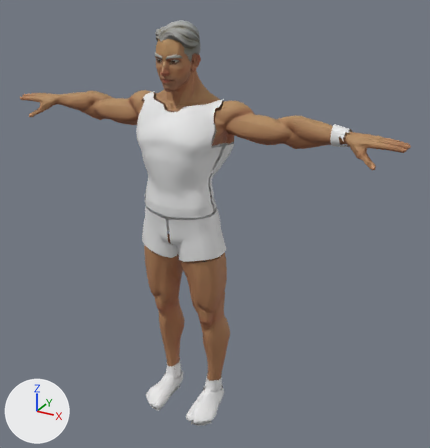
The glTF model running-gear-solid/public/assets/char/runner.glb as it was, and as the next commit left it.
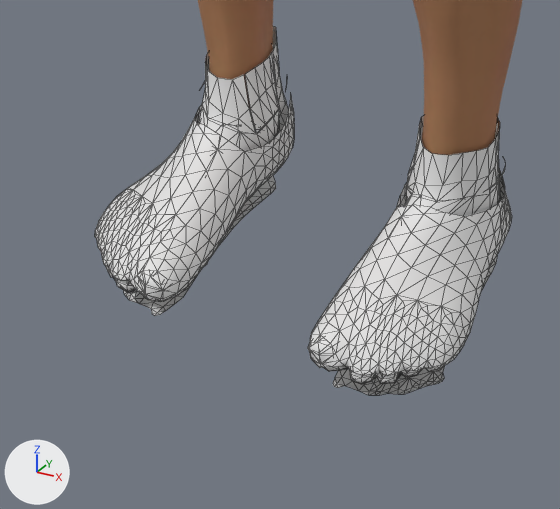
The first picture shows the older version from a 50 mm camera at (1.31, -2.06, 2.05) aimed at (0.11, 0.11, 0.96). The close-ups show the older and then the newer version on the part from 30% to 54% of the width and 79% to 100% of the height of that picture. Only the edits that show in the close-ups are written down. Lighting does not change. The marker at lower left points along +X, +Y and +Z. The close-ups show mesh edges as thin lines. Vertices at exactly the same position are counted once.

The older version as bpy lines, for what is in view:
```python
me_shoes = bpy.data.meshes.new('Shoes')
me_shoes.from_pydata(...)  # 844 vertices, 1356 faces; spans x -0.196..0.196, y -0.131..0.149, z -0.029..0.096
me_shoes.materials.append(mat_kit_shoes)
me_socks = bpy.data.meshes.new('Socks')
me_socks.from_pydata(...)  # 906 vertices, 1468 faces; spans x -0.19..0.19, y -0.132..0.146, z -0.013..0.147
me_socks.materials.append(mat_kit_socks)
me_sphere_005_retopology_004 = bpy.data.meshes.new('Sphere.005_Retopology.004')
me_sphere_005_retopology_004.from_pydata(...)  # 4818 vertices, 9488 faces; spans x -0.93..0.93, y -0.12..0.16, z 0.08..1.81
me_sphere_005_retopology_004.materials.append(mat_mi_superhero_male)
ob_shoes = bpy.data.objects.new('Shoes', me_shoes)
ob_shoes.location = (0.0, 0.0, 0.0)
ob_skin = bpy.data.objects.new('Skin', me_sphere_005_retopology_004)
ob_skin.location = (0.0, 0.0, 0.0)
ob_socks = bpy.data.objects.new('Socks', me_socks)
ob_socks.location = (0.0, 0.0, 0.0)
```
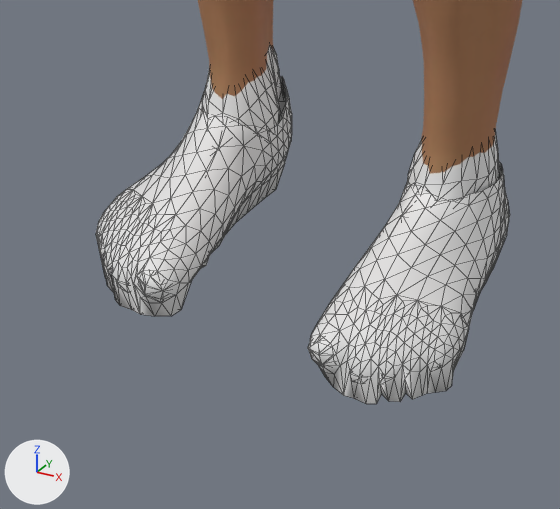
Location of each change, (x1, y1, x2, y2) in pixels of the close-ups (560 x 509 px; the box of a moved part takes in the faces that stretch with it):
'Shoes', reshaped: before (95, 82, 512, 395); after (96, 76, 510, 404)
'Socks', reshaped: before (105, 26, 504, 384); after (107, 46, 499, 384)
part 1 of me_shoes, deleted: before (200, 82, 505, 191)
part 2 of me_shoes, moved or reshaped: before (310, 168, 512, 395); after (310, 162, 510, 404)
part 3 of me_shoes, moved or reshaped: before (95, 92, 294, 315); after (96, 76, 292, 316)
part 4 of me_socks, moved or reshaped: before (323, 116, 500, 384); after (322, 132, 498, 384)
part 5 of me_socks, moved or reshaped: before (108, 26, 286, 302); after (108, 46, 279, 293)

What the commit changed:
me_shoes is used by ob_shoes; location (0.0, 0.0, 0.0).
me_shoes had 844 vertices, 1356 faces and spanned x -0.196..0.196, y -0.131..0.149, z -0.029..0.096.
me_shoes now has 702 vertices, 1356 faces and spans x -0.195..0.195, y -0.131..0.145, z -0.029..0.098.
me_shoes part 1: 8 loose pieces with 64 vertices, spanning x -0.163..0.163, y 0.027..0.128, z 0.087..0.096, are deleted.
me_shoes part 2: 160 vertices moved from x 0.07..0.196, y -0.131..0.146, z -0.029..0.087 to x 0.071..0.195, y -0.13..0.145, z -0.029..0.09; 119 vertices removed from x 0.07..0.196, y -0.13..0.149, z -0.029..0.091; 80 vertices added at x 0.078..0.192, y -0.125..0.143, z -0.029..0.098.
me_shoes part 3: 160 vertices moved from x -0.196..-0.07, y -0.131..0.146, z -0.029..0.087 to x -0.195..-0.071, y -0.13..0.145, z -0.029..0.09; 119 vertices removed from x -0.196..-0.07, y -0.13..0.149, z -0.029..0.091; 80 vertices added at x -0.192..-0.078, y -0.125..0.143, z -0.029..0.098.
me_socks is used by ob_socks; location (0.0, 0.0, 0.0).
me_socks had 906 vertices, 1468 faces and spanned x -0.19..0.19, y -0.132..0.146, z -0.013..0.147.
me_socks now has 756 vertices, 1468 faces and spans x -0.19..0.19, y -0.132..0.145, z -0.013..0.143.
me_socks part 4: 23 vertices moved from x 0.079..0.157, y 0.036..0.133, z 0.002..0.147 to x 0.095..0.154, y 0.036..0.133, z 0.002..0.143; 131 vertices removed from x 0.076..0.188, y -0.122..0.146, z -0.007..0.145; 56 vertices added at x 0.077..0.188, y -0.122..0.145, z -0.006..0.142.
me_socks part 5: 23 vertices moved from x -0.157..-0.079, y 0.036..0.133, z 0.002..0.147 to x -0.154..-0.095, y 0.036..0.133, z 0.002..0.143; 131 vertices removed from x -0.188..-0.076, y -0.122..0.146, z -0.007..0.145; 56 vertices added at x -0.188..-0.077, y -0.122..0.145, z -0.006..0.142.
